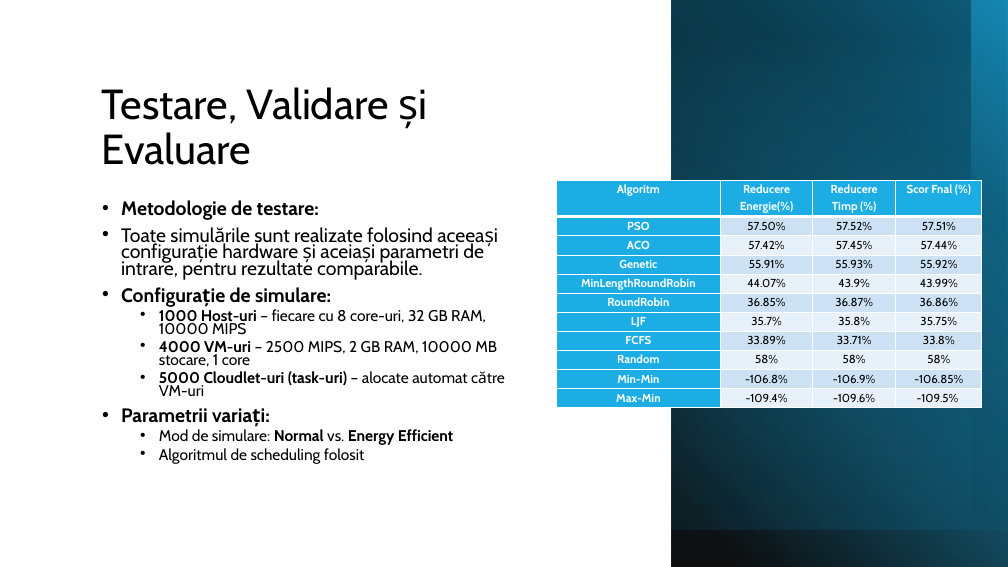
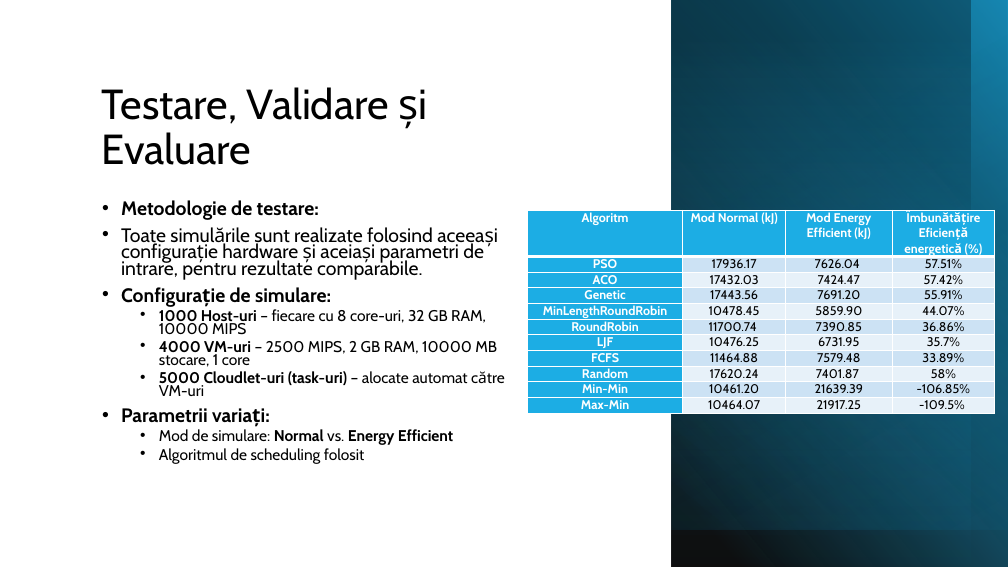
Before and after one commit to TaniaCarina/SchedCloud, a slide deck: slide 16 of prezentare.pptx. Drawn at 1008x567 pixels with LibreOffice and Linux fonts; fonts in the diff are those of the drawing. Boxes give left, top, right and bottom in pixels: in the first picture for what was removed or moved away, otherwise in the second. Text is boxed around its words. In the diff, an @@ line names an element or a change of style, - is before the commit and + after.

```diff
--- a/prezentare.pptx
+++ b/prezentare.pptx
@@ table at [528, 210, 995, 413] @@
-row 1: Algoritm | Reducere Energie(%) | Reducere Timp (%) | Scor Fnal (%)
+row 1: Algoritm | Mod Normal (kJ) | Mod Energy Efficient (kJ) | Îmbunătățire Eficiență energetică (%)
-row 2, column 2: 57.50%
+row 2, column 2: 17936.17
-row 2, column 3: 57.52%
+row 2, column 3: 7626.04
-row 3: ACO | 57.42% | 57.45% | 57.44%
+row 3: ACO | 17432.03 | 7424.47 | 57.42%
-row 4: Genetic | 55.91% | 55.93% | 55.92%
+row 4: Genetic | 17443.56 | 7691.20 | 55.91%
-row 5: MinLengthRoundRobin | 44.07% | 43.9% | 43.99%
+row 5: MinLengthRoundRobin | 10478.45 | 5859.90 | 44.07%
-row 6, column 2: 36.85%
+row 6, column 2: 11700.74
-row 6, column 3: 36.87%
+row 6, column 3: 7390.85
-row 7: LJF | 35.7% | 35.8% | 35.75%
+row 7: LJF | 10476.25 | 6731.95 | 35.7%
-row 8: FCFS | 33.89% | 33.71% | 33.8%
+row 8: FCFS | 11464.88 | 7579.48 | 33.89%
-row 9, column 2: 58%
+row 9, column 2: 17620.24
-row 9, column 3: 58%
+row 9, column 3: 7401.87
-row 10, column 2: -106.8%
+row 10, column 2: 10461.20
-row 10, column 3: -106.9%
+row 10, column 3: 21639.39
-row 11, column 2: -109.4%
+row 11, column 2: 10464.07
-row 11, column 3: -109.6%
+row 11, column 3: 21917.25
@@ size 11 to 12 pt in "Algoritm", "PSO", "57.51%", "ACO" and 12 more places @@
@@ line spacing 1.15 to 1 @@
@@ less space between paragraphs @@
@@ table: place and size @@
-table at [557, 181, 982, 408]
+table at [528, 210, 995, 413]
```
Also in this commit, not shown: 7 other slides changed, 2 slides added, 1 slide removed, 40 other files.
